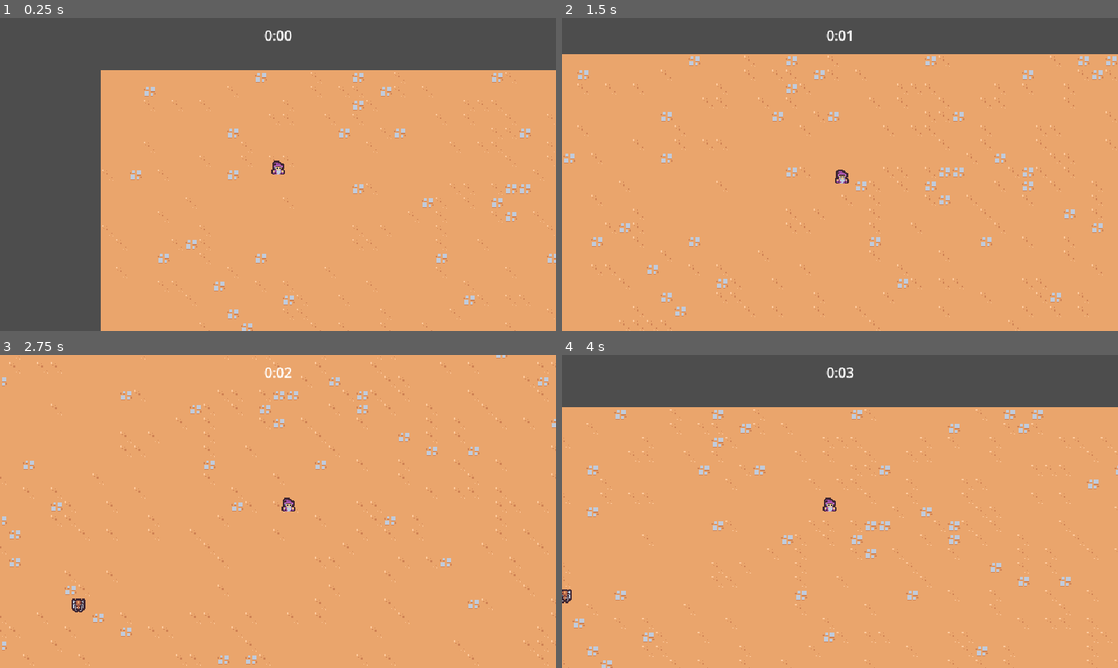
Above: before the commit, frames 1-4 (two rows, left to right).
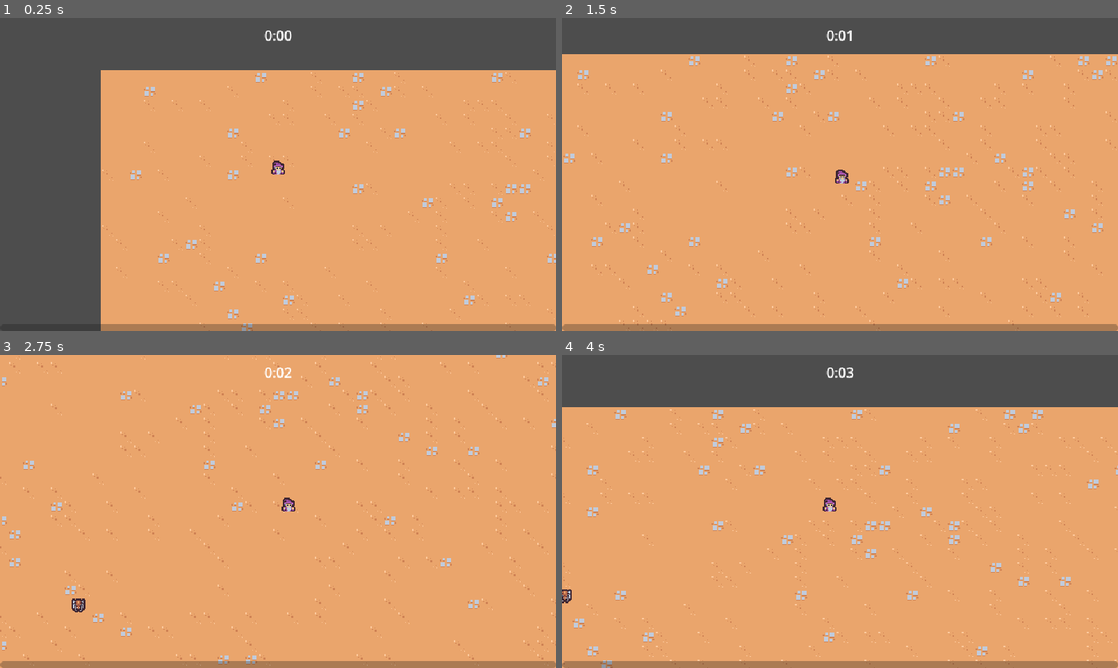
Above: after the commit, the same moments.

Repository: one19/asset-flib
Game: Godot game, scene res://scenes/main/main.tscn
Same seed, same stepped clock (60 frames per second), same inputs: the game is played once before the commit and once after it.
Inputs:
- Up to frame 1 (0.25 s): no input
- Up to frame 2 (1.5 s): tap Enter at 0.5 s; hold D (our-move-right) 0.53-1.28 s; hold S (our-move-down) from 1.28 s (still down)
- Up to frame 3 (2.75 s): release S (our-move-down) at 2.03 s; hold D (our-move-right) from 2.03 s (still down)
- Up to frame 4 (4 s): release D (our-move-right) at 2.78 s; hold W (our-move-up) 2.78-3.53 s; hold A (our-move-left) from 3.53 s (still down)

The runs differ from the first frame. In frame 1, 1.8% of the frame differs, in the area x 18-100%, y 97-100%; in frame 2, 2.2%, in the area x 0-100%, y 97-100%; in frame 3, 2.2%; in frame 4, 2.2%.

Commit message:
:sparkles: create exp bar and manager.

Diff:
--- a/scenes/experience/experience_manager.gd
+++ b/scenes/experience/experience_manager.gd
@@ -1,12 +1,23 @@
 extends Node
 
+signal expUpdated(currentExperience: float, targetExperience: float)
+
+const TARGET_GROWTH_MULT = 1.1
+
 var currentExperience = 0
-
+var targetExperience = 5
+var currentLevel = 1
 
 func _ready():
 	GameEvents.experienceCollected.connect(incrementExperience)
 
 
 func incrementExperience(addedExperience: float):
-	currentExperience += addedExperience
-	print(currentExperience)
+	currentExperience = min(currentExperience + addedExperience, targetExperience)
+	expUpdated.emit(currentExperience, targetExperience)
+
+	if currentExperience == targetExperience:
+		currentLevel += 1
+		targetExperience *= TARGET_GROWTH_MULT
+		currentExperience = 0
+		expUpdated.emit(currentExperience, targetExperience)
--- a/scenes/main/main.tscn
+++ b/scenes/main/main.tscn
@@ -1,10 +1,11 @@
-[gd_scene load_steps=8 format=3 uid="uid://bit71jl6srssr"]
+[gd_scene load_steps=9 format=3 uid="uid://bit71jl6srssr"]
 
 [ext_resource type="PackedScene" uid="uid://dm3llyfby5eke" path="res://scenes/gameCamera/game_camera.tscn" id="1_dcrok"]
 [ext_resource type="PackedScene" uid="uid://brfspx5gt5bv7" path="res://scenes/player/player.tscn" id="1_dnpd2"]
 [ext_resource type="TileSet" uid="uid://xdnwxw0i3xmw" path="res://resources/tileset.tres" id="1_fmews"]
 [ext_resource type="PackedScene" uid="uid://cl3vu58sewc0w" path="res://scenes/ui/arena_time_ui.tscn" id="1_rhtmm"]
 [ext_resource type="PackedScene" uid="uid://cgkpm06ddsht1" path="res://scenes/enemies/enemy_manager.tscn" id="1_tas1d"]
+[ext_resource type="PackedScene" uid="uid://dwwksi2rgdu3o" path="res://scenes/ui/experience_bar.tscn" id="2_mn33u"]
 [ext_resource type="PackedScene" uid="uid://bhimx1rb15e3k" path="res://scenes/ui/arena_time_manager.tscn" id="2_o45sk"]
 [ext_resource type="PackedScene" uid="uid://brww8b75stjiu" path="res://scenes/experience/experience_manager.tscn" id="3_pe8bv"]
 
@@ -12,6 +13,9 @@
 
 [node name="ArenaTimeUI" parent="." node_paths=PackedStringArray("arenaTimeManager") instance=ExtResource("1_rhtmm")]
 arenaTimeManager = NodePath("../ArenaTimeManager")
+
+[node name="ExperienceBar" parent="." node_paths=PackedStringArray("expManager") instance=ExtResource("2_mn33u")]
+expManager = NodePath("../ExperienceManager")
 
 [node name="ArenaTimeManager" parent="." instance=ExtResource("2_o45sk")]
 
--- /dev/null
+++ b/scenes/ui/experience_bar.gd
@@ -0,0 +1,13 @@
+extends CanvasLayer
+
+@export var expManager: Node
+@onready var progressBar = $MarginContainer/ProgressBar
+
+
+func _ready():
+	progressBar.value = 0
+	expManager.expUpdated.connect(onEXPUpdated)
+
+
+func onEXPUpdated(currentExp: float, targetExp: float):
+	progressBar.value = currentExp / targetExp
--- /dev/null
+++ b/scenes/ui/experience_bar.tscn
@@ -0,0 +1,23 @@
+[gd_scene load_steps=2 format=3 uid="uid://dwwksi2rgdu3o"]
+
+[ext_resource type="Script" path="res://scenes/ui/experience_bar.gd" id="1_c1g7m"]
+
+[node name="ExperienceBar" type="CanvasLayer"]
+script = ExtResource("1_c1g7m")
+
+[node name="MarginContainer" type="MarginContainer" parent="."]
+anchors_preset = 15
+anchor_right = 1.0
+anchor_bottom = 1.0
+grow_horizontal = 2
+grow_vertical = 2
+mouse_filter = 2
+
+[node name="ProgressBar" type="ProgressBar" parent="MarginContainer"]
+custom_minimum_size = Vector2(2.08165e-12, 8)
+layout_mode = 2
+size_flags_vertical = 8
+mouse_filter = 2
+max_value = 1.0
+value = 0.5
+show_percentage = false
Not shown, added: .builds/.gitkeep
